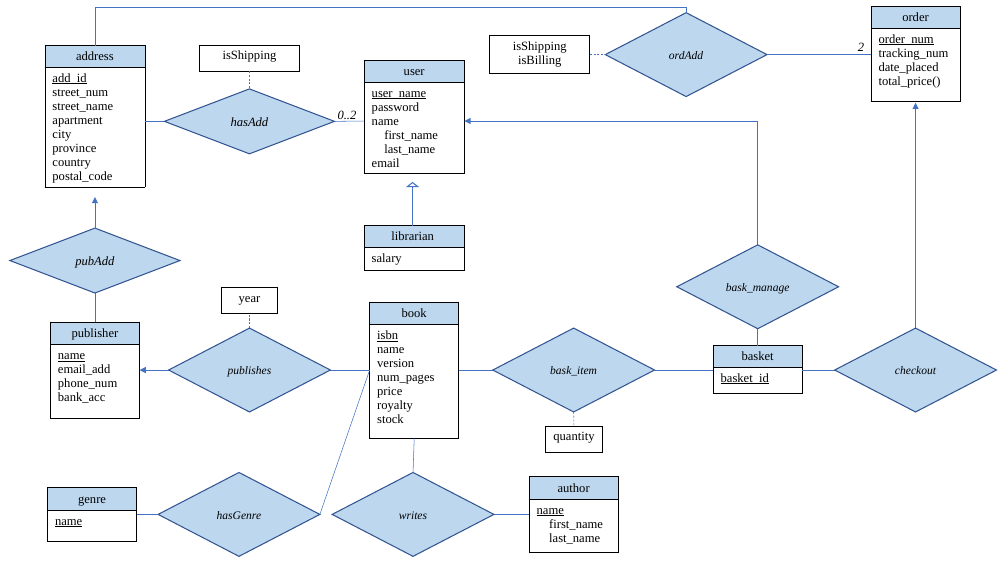
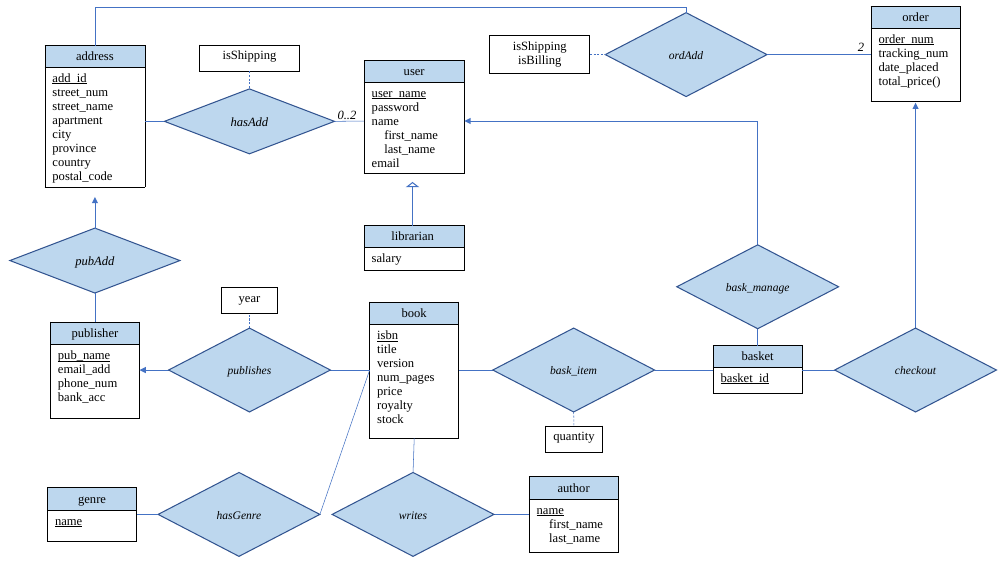
Before and after one commit to john-breton/COMP3005, a slide deck: slide 1 of documentation/ER Diagram/ER Diagram - Project - COMP3005.pptx. Drawn at 1008x567 pixels with LibreOffice and Linux fonts; fonts in the diff are those of the drawing. Boxes give left, top, right and bottom in pixels: in the first picture for what was removed or moved away, otherwise in the second. Text is boxed around its words. In the diff, an @@ line names an element or a change of style, - is before the commit and + after.

```diff
--- a/documentation/ER Diagram/ER Diagram - Project - COMP3005.pptx
+++ b/documentation/ER Diagram/ER Diagram - Project - COMP3005.pptx
@@ table at [51, 322, 140, 418] @@
-row 2, column 1: name / email_add / phone_num / bank_acc
+row 2, column 1: pub_name / email_add / phone_num / bank_acc
@@ table at [370, 302, 459, 439] @@
-row 2, column 1: isbn / name / version / num_pages / price / royalty / stock
+row 2, column 1: isbn / title / version / num_pages / price / royalty / stock
```
Also in this commit, not shown: 2 other files.
